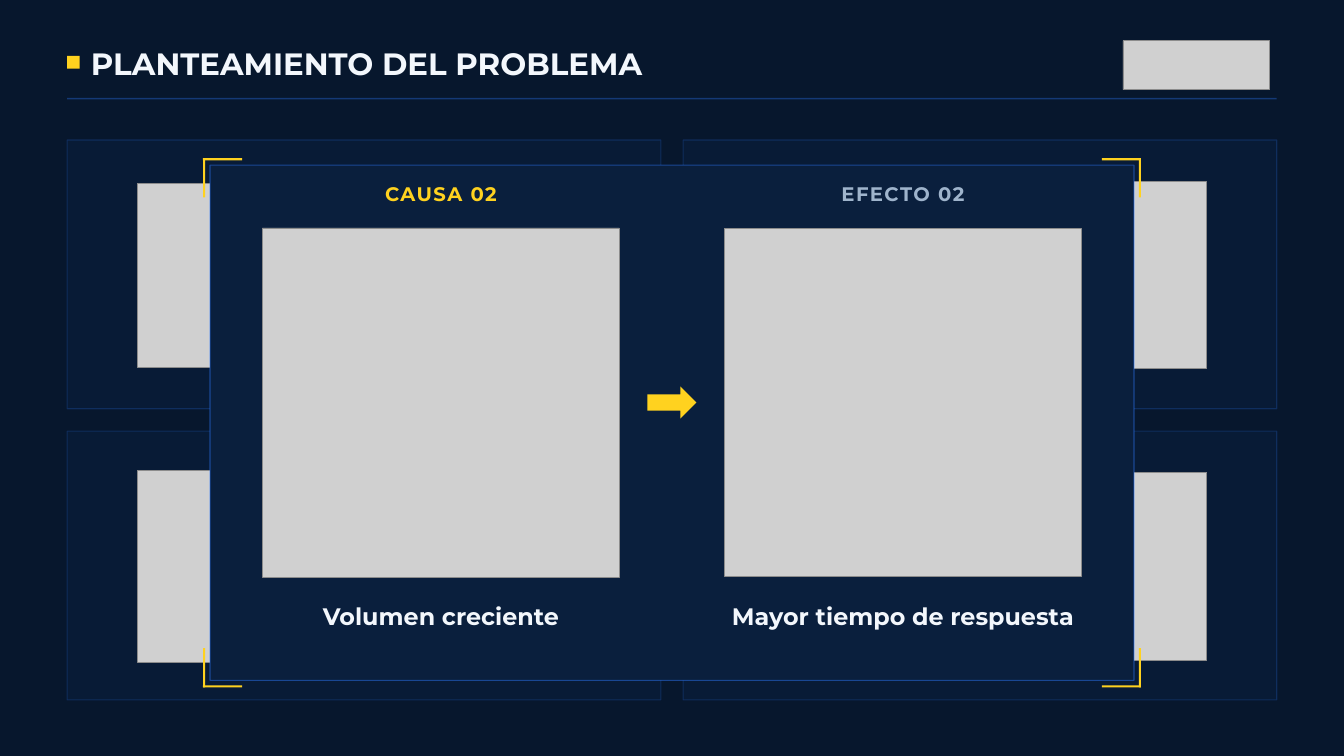
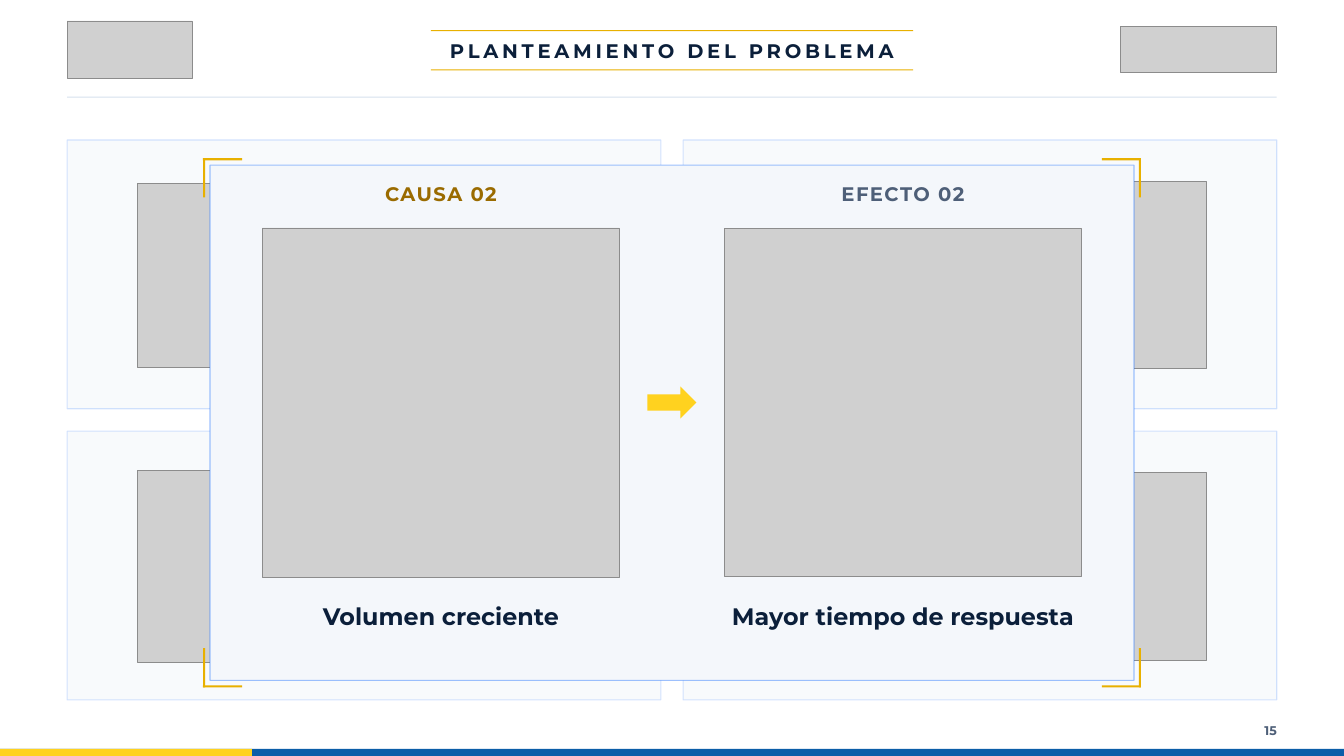
Before and after one commit to cmpeic/presentacion-trabajo-grado, a slide deck: slide 15 of canva/presentacion_trabajo_grado_canva.pptx. Drawn at 1344x756 pixels with LibreOffice and Linux fonts; fonts in the diff are those of the drawing; grey boxes stand for pictures; background and template pictures are left out. Boxes give left, top, right and bottom in pixels: in the first picture for what was removed or moved away, otherwise in the second. Text is boxed around its words. In the diff, an @@ line names an element or a change of style, - is before the commit and + after.

```diff
--- a/canva/presentacion_trabajo_grado_canva.pptx
+++ b/canva/presentacion_trabajo_grado_canva.pptx
@@ background picture (left out) to #FFFFFF @@
@@ picture added at <box>67,21,192,78</box> @@
@@ picture: place and size @@
-picture at <box>1123,40,1269,89</box>
+picture at <box>1120,27,1277,73</box>
@@ rectangle removed at <box>67,56,80,69</box> @@
@@ text "PLANTEAMIENTO DEL PROBLEMA": place and size @@
-text "PLANTEAMIENTO DEL PROBLEMA" at <box>91,53,642,76</box>
+text "PLANTEAMIENTO DEL PROBLEMA" at <box>450,44,894,59</box>
@@ text "PLANTEAMIENTO DEL PROBLEMA" at <box>450,44,894,59</box>: size 33 to 21 pt, text colour #F3F7FC to #0B1F3A, letter spacing 0 to 4 pt; alignment left to centre @@
@@ rectangle added at <box>431,30,913,32</box>, fill #E8B000 @@
@@ rectangle added at <box>431,69,913,71</box>, fill #E8B000 @@
@@ rectangle at <box>67,97,1277,98</box>: fill #2F7BFF at 35% opacity to #D6E1EE @@
@@ rectangle at <box>210,165,1134,681</box>: fill #0A1F3D to #F4F7FB @@
@@ text "CAUSA 02" at <box>385,187,497,202</box>: text colour #FFD21F to #9A6B00 @@
@@ text "EFECTO 02" at <box>841,187,964,201</box>: text colour #9FB4CC to #4E5F78 @@
@@ fill #0A1F3D at 60% opacity to #F4F7FB at 60% opacity in 4 elements at <box>67,140,661,409</box>, <box>683,140,1277,409</box>, <box>67,431,661,700</box>, <box>683,431,1277,700</box> @@
@@ text "Volumen creciente" at <box>323,606,559,625</box>: text colour #F3F7FC to #0B1F3A @@
@@ text "Mayor tiempo de respuesta" at <box>732,606,1073,630</box>: text colour #F3F7FC to #0B1F3A @@
@@ fill #FFD21F to #E8B000 in 8 elements at <box>203,158,242,160</box>, <box>203,158,205,197</box>, <box>1102,158,1141,160</box>, <box>1139,158,1141,197</box>, <box>203,648,205,687</box>, <box>203,685,242,687</box>, <box>1139,648,1141,687</box>, <box>1102,685,1141,687</box> @@
@@ rectangle added at <box>0,749,1344,756</box>, fill #0B5EA8 @@
@@ rectangle added at <box>0,749,252,756</box>, fill #FFD21F @@
@@ text added at <box>1264,726,1276,735</box>, 13.5 pt, text #4E5F78, bold @@
+15
```
Also in this commit, not shown: 63 other slides changed, 5 slides added, 3 slides removed, 33 other files.
